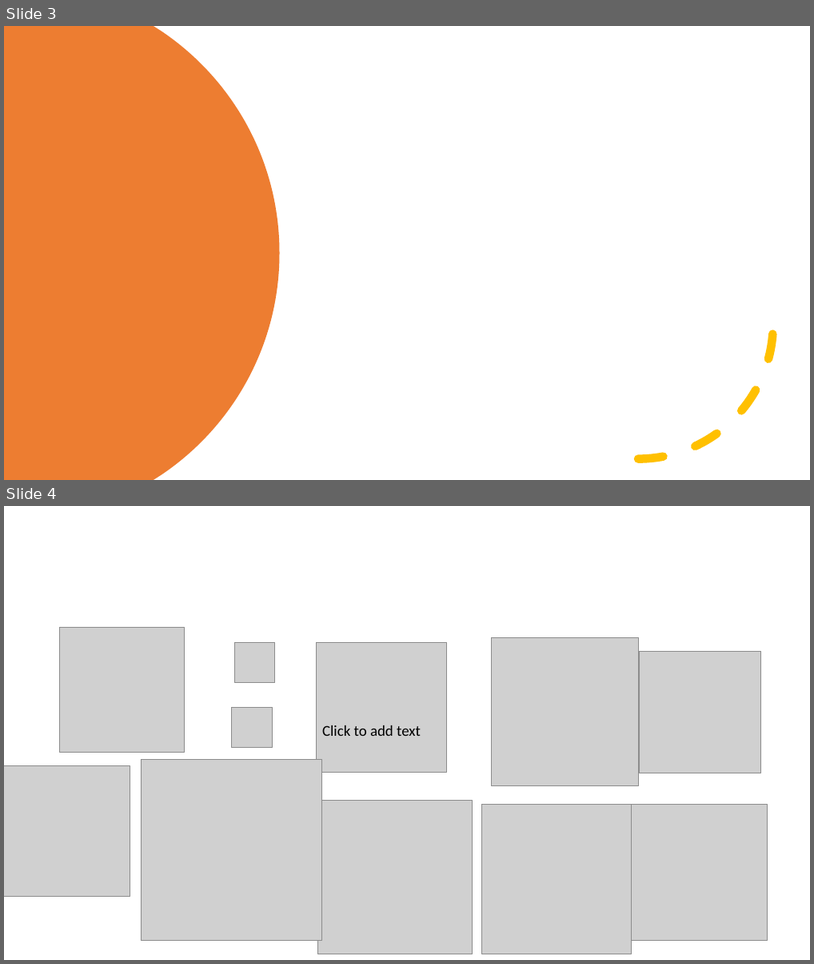
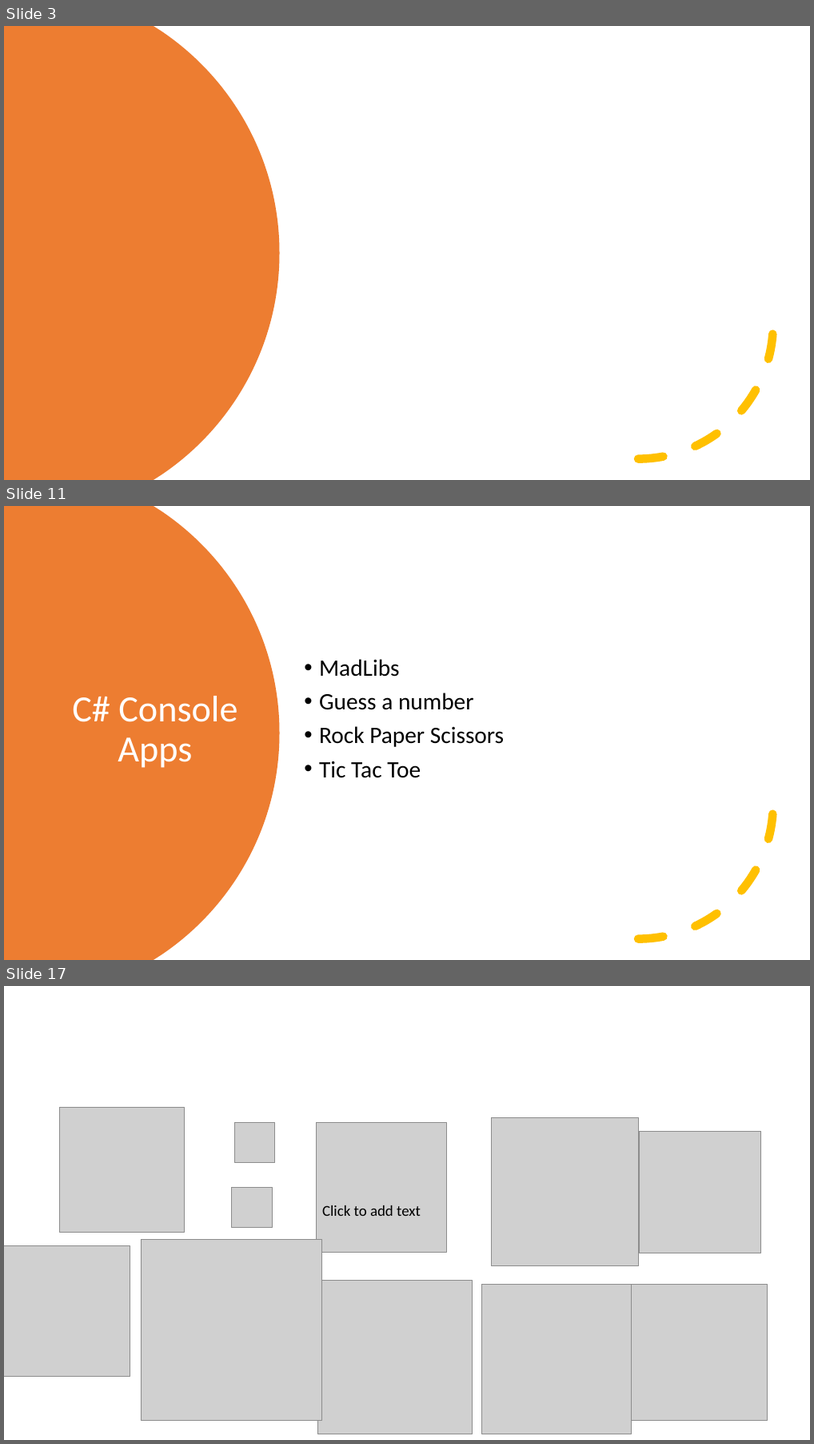
Before and after one commit to kevmoens/ThatConference2022, a slide deck: ThatConference2022.pptx. Shown one above the other, each under a label of ours: slides 3 and 4 before the commit, slides 3, 11 and 17 after it; the slides between them are not shown. The pictures are 814x964 and 814x1444 pixels, drawn with LibreOffice and Linux fonts; fonts in the diff are those of the drawing; grey boxes stand for pictures. Boxes give left, top, right and bottom in pixels: in the first picture for what was removed or moved away, otherwise in the second. Text is boxed around its words. In the diff, an @@ line names an element or a change of style, - is before the commit and + after.

```diff
--- a/ThatConference2022.pptx
+++ b/ThatConference2022.pptx
@@ slide 11 added at box(4, 506, 810, 960), background #FFFFFF @@
@@ freeform shape added at box(4, 506, 280, 960), fill #ED7D31 @@
@@ text added at box(319, 659, 504, 778), 28 pt, text #000000 @@
+• MadLibs
+• Guess a number
+• Rock Paper Scissors
+• Tic Tac Toe
@@ arc (boxed as its full ellipse) added at box(504, 668, 774, 939), outline #FFC000 10 pt dashed @@
@@ title added at box(72, 696, 238, 768), 44 pt, text #FFFFFF @@
+C# Console Apps
@@ what was slide 4 is now slide 17 @@
```
Also in this commit, not shown: 12 other slides added.
